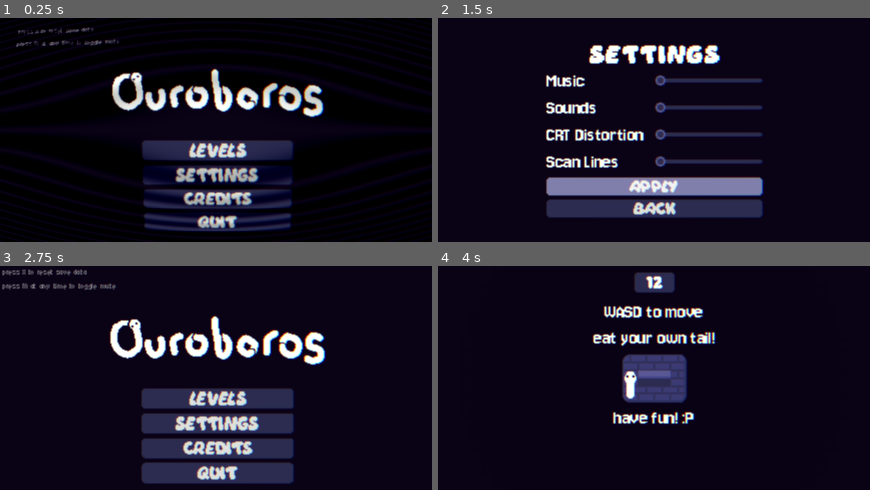
Above: before the commit, frames 1-4 (two rows, left to right).
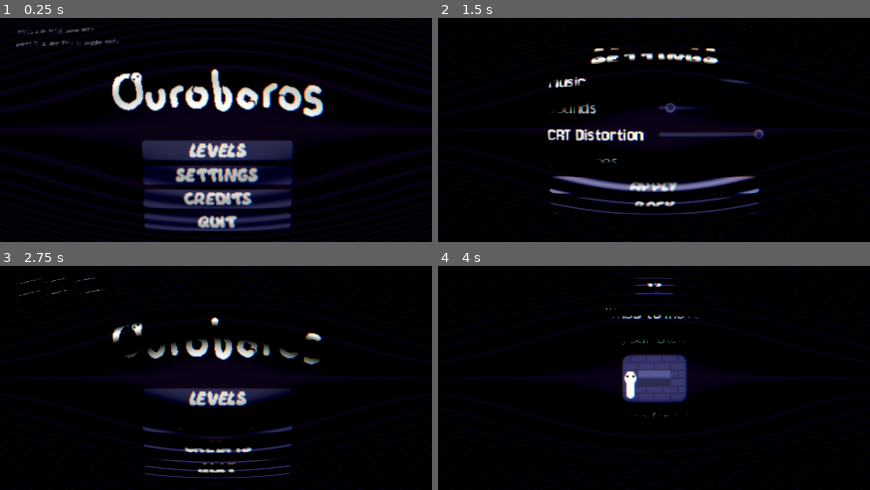
Above: after the commit, the same moments.

Repository: Evelyn-is-eepy/12dt-1---ouroborus
Game: Godot game, scene res://Scenes/main_menu.tscn
Two runs of this game, one before a commit and one after it. Both use one fixed random seed, a clock stepped at 60 frames per second and the inputs below.
Inputs:
- Up to frame 1 (0.25 s): no input
- Up to frame 2 (1.5 s): click "Settings" at 0.5 s; click "APPLY" at 1.25 s
- Up to frame 3 (2.75 s): click "BACK" at 2 s
- Up to frame 4 (4 s): click "LEVELS" at 2.75 s; click "1" at 3.5 s

The runs differ from the first frame. In frame 1, less than 0.1% of the frame differs, in the area x 31-70%, y 33-36%; in frame 2, 15%; in frame 3, 18%, in the area x 0-76%, y 1-98%; in frame 4, 4.6%.

Commit message:
added settings and made them persist when relaunched

Diff:
--- a/Scripts/global.gd
+++ b/Scripts/global.gd
@@ -13,6 +13,8 @@
 	"level_7": false,
 	"level_8": false
 }
+var saved_settings: Array = []
+var settings_master: Array = [0.2, 0.1, 0.8, 0.7]
 var transition_layer: CanvasLayer
 var transition_material: Material
 var transition_duration: float = 0.5
@@ -59,12 +61,15 @@
 	transition_layer.visible = false
 	change_music(menu_music)
 	load_data()
+	# Apply saved settings
+	apply_preferences(saved_settings[0], saved_settings[1], saved_settings[2], saved_settings[3])
 	pass # Replace with function body.
 
 
 func save_data():
 	var file = FileAccess.open(save_path, FileAccess.WRITE)
 	file.store_var(levels_completed)
+	file.store_var(saved_settings)
 	file.close()
 
 
@@ -72,10 +77,12 @@
 	if FileAccess.file_exists(save_path):
 		var file = FileAccess.open(save_path, FileAccess.READ)
 		levels_completed = file.get_var()
+		saved_settings = file.get_var()
 		file.close()
 	else:
 		print("save file not found")
 		levels_completed = levels_master
+		saved_settings = settings_master
 		save_data()
 
 
@@ -148,6 +155,7 @@
 		music_player.play()
 		last_played_music = new_track
 
+
 # For registering inputs to mute audio
 func _process(_delta: float) -> void:
 	if Input.is_action_just_pressed("mute"):
@@ -155,12 +163,21 @@
 		var main_bus_id = AudioServer.get_bus_index(audio_buses[0])
 		AudioServer.set_bus_mute(main_bus_id, not AudioServer.is_bus_mute(main_bus_id))
 
+
 func create_particle_burst(id: int, burst_position: Vector2):
 	var particle_burst = particle_burst_scene.instantiate()
 	particle_burst.position = burst_position
 	particle_burst.type_index = id
 	add_child(particle_burst)
 
-func change_shader_params(new_warp, new_scanlines):
+
+# Changes parameters of shaders and audio buses
+func apply_preferences(new_warp, new_scanlines, new_music, new_sounds):
+	AudioServer.set_bus_volume_linear(2, new_music)
+	AudioServer.set_bus_volume_linear(1, new_sounds)
 	crt_material.set_shader_parameter("warp_amount", new_warp)
 	crt_material.set_shader_parameter("scanline_darkness", new_scanlines)
+	saved_settings[0] = new_warp
+	saved_settings[1] = new_scanlines
+	saved_settings[2] = new_music
+	saved_settings[3] = new_sounds
--- a/Scripts/settings.gd
+++ b/Scripts/settings.gd
@@ -13,6 +13,10 @@
 
 # Called when the node enters the scene tree for the first time.
 func _ready() -> void:
+	distortion_slider.value = Global.saved_settings[0]
+	sounds_slider.value = Global.saved_settings[1]
+	distortion_slider.value = Global.saved_settings[2]
+	scanlines_slider.value = Global.saved_settings[3]
 	Global.change_music(settings_music)
 
 
@@ -23,11 +27,11 @@
 
 # Function to put the new setings into action.
 func apply_preferences():
-	# Audio volumes
-	AudioServer.set_bus_volume_linear(MUSIC, music_slider.value)
-	AudioServer.set_bus_volume_linear(SOUNDS, sounds_slider.value)
-	# Shader parameters
-	Global.change_shader_params(distortion_slider.value, scanlines_slider.value)
+	var new_distortion = distortion_slider.value
+	var new_scanlines = scanlines_slider.value
+	var new_music = music_slider.value
+	var new_sounds = sounds_slider.value
+	Global.apply_preferences(new_distortion, new_scanlines, new_music, new_sounds)
 
 
 func _on_exit_button_pressed() -> void:
--- a/project.godot
+++ b/project.godot
@@ -28,8 +28,8 @@
 TransitionLayer="*uid://di4m2j6og3u4e"
 MusicPlayer="*uid://ck8w8cxgqr0nl"
 PixelEffect="*uid://dr2lq4l1pacgp"
+AbberationEffect="*uid://7sj5vk7qbefq"
 CrtEffect="*uid://ds1lx2poh063m"
-AbberationEffect="*uid://7sj5vk7qbefq"
 
 [display]
 
